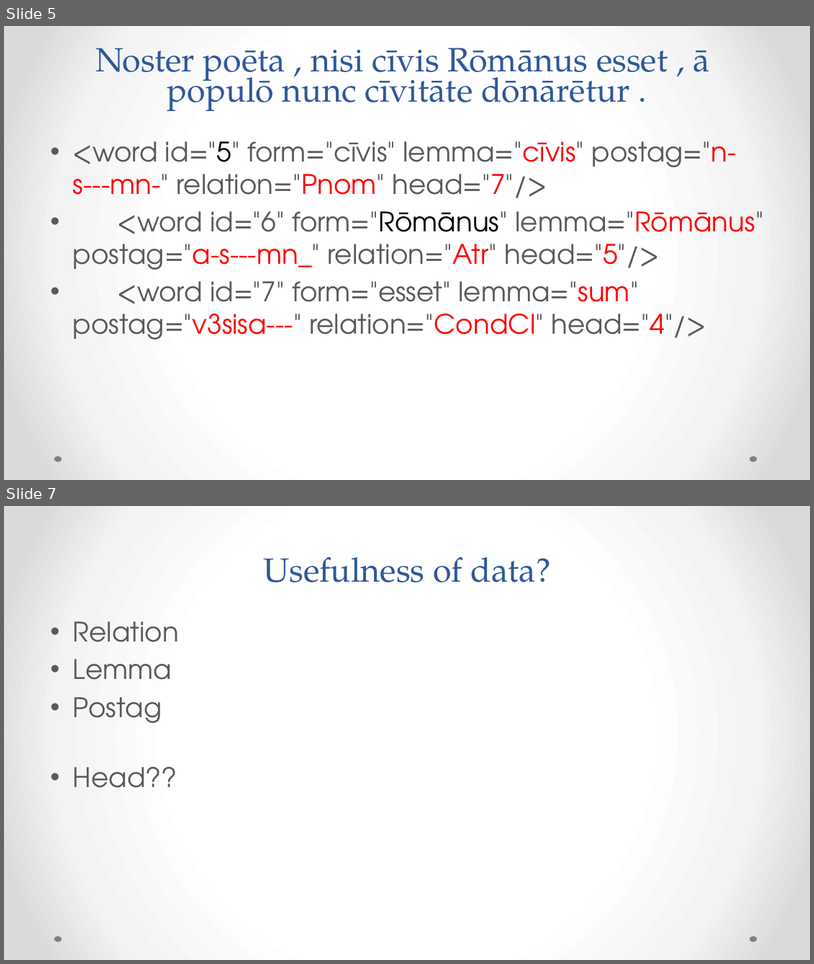
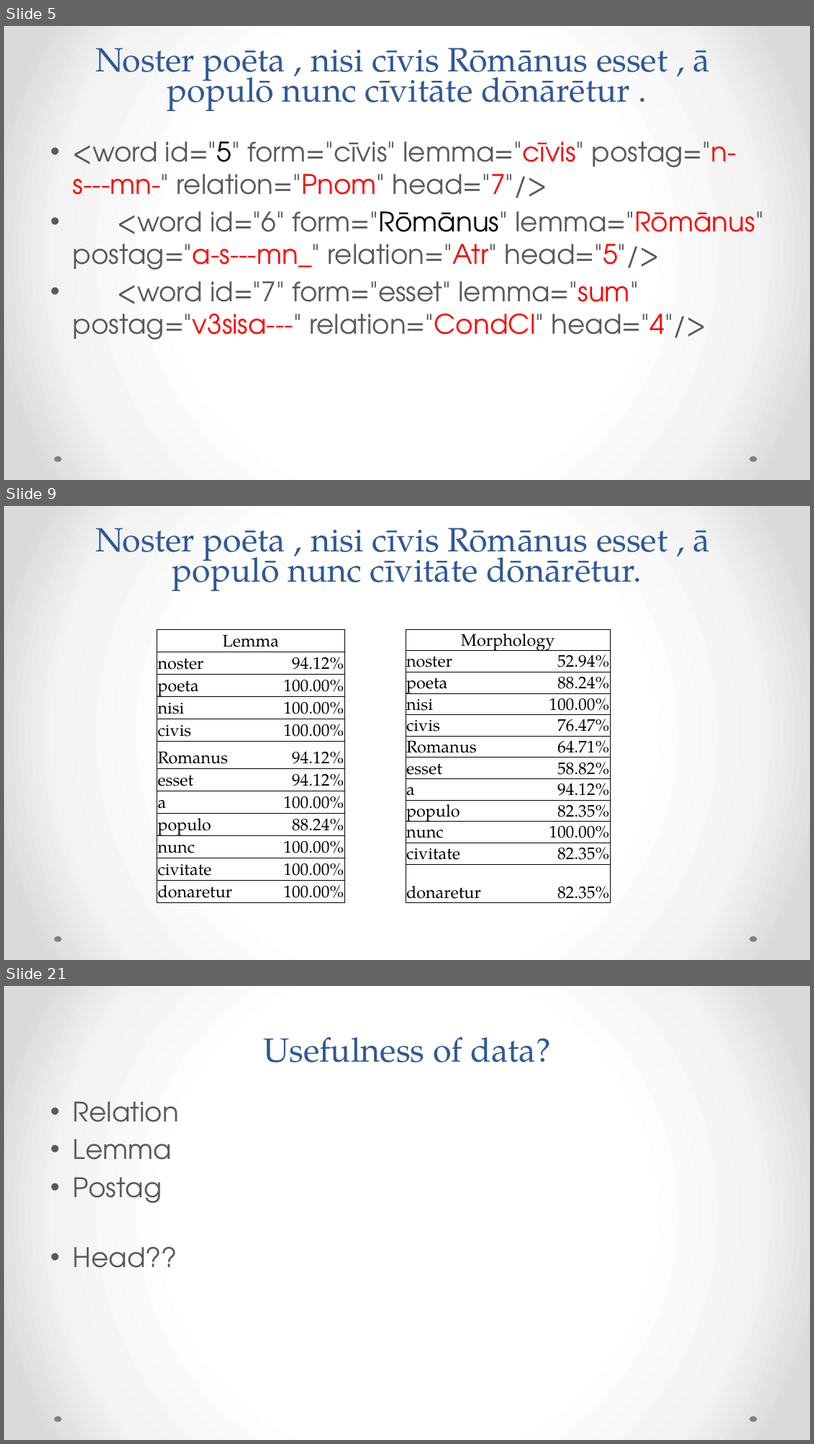
Before and after one commit to rgorman/syntacto_stylistics, a slide deck: Presentations/CAMWS_2016/Gorman_camws_2016.pptx. Shown one above the other, each under a label of ours: slides 5 and 7 before the commit, slides 5, 9 and 21 after it; the slides between them are not shown. The pictures are 814x964 and 814x1444 pixels, drawn with LibreOffice and Linux fonts; fonts in the diff are those of the drawing. Boxes give left, top, right and bottom in pixels: in the first picture for what was removed or moved away, otherwise in the second. Text is boxed around its words. In the diff, an @@ line names an element or a change of style, - is before the commit and + after.

Commit message:
More slides for presentation.

```diff
--- a/Presentations/CAMWS_2016/Gorman_camws_2016.pptx
+++ b/Presentations/CAMWS_2016/Gorman_camws_2016.pptx
@@ slide 9 added at <box>4,506,810,960</box>, background gradient #FFFFFF to #F4F4F4 to #DADADA; not listed: 2 template elements that a slide beside it also shows @@
@@ title added at <box>95,528,710,591</box>, 40 pt, text #2F5897 @@
+Noster poēta , nisi cīvis Rōmānus esset , ā
+populō nunc cīvitāte dōnārētur.
@@ table added at <box>157,629,345,906</box>, 12 rows, 2 columns @@
+Lemma | 
+noster | 94.12%
+poeta | 100.00%
+nisi | 100.00%
+civis | 100.00%
+Romanus | 94.12%
+esset | 94.12%
+a | 100.00%
+populo | 88.24%
+nunc | 100.00%
+civitate | 100.00%
+donaretur | 100.00%
@@ table added at <box>406,629,611,906</box>, 12 rows, 2 columns @@
+Morphology | 
+noster | 52.94%
+poeta | 88.24%
+nisi | 100.00%
+civis | 76.47%
+Romanus | 64.71%
+esset | 58.82%
+a | 94.12%
+populo | 82.35%
+nunc | 100.00%
+civitate | 82.35%
+donaretur | 82.35%
@@ what was slide 7 is now slide 21 @@
```
Also in this commit, not shown: 13 other slides added.
